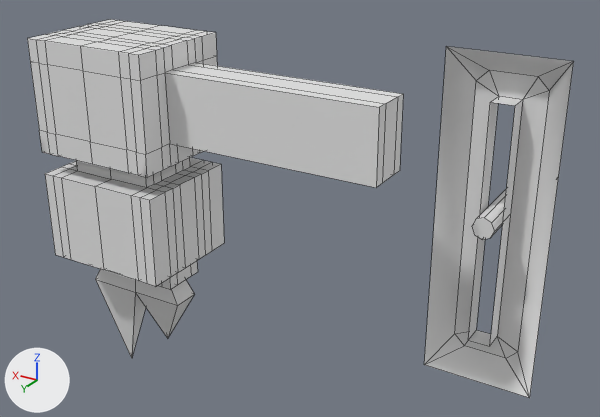
A saved change to the FBX model FA22 Final/Assets/Assets/Models/needlelever.fbx.
The view is the same before and after, from a camera (50 mm lens) standing at (0.66, 0.527, 0.143) and looking at (1.026, -0.084, -0.162). Lighting does not change. The marker at lower left points along +X, +Y and +Z. Mesh edges are drawn as thin lines. Where no turn or scale is listed for an object, it has been applied to the vertices.
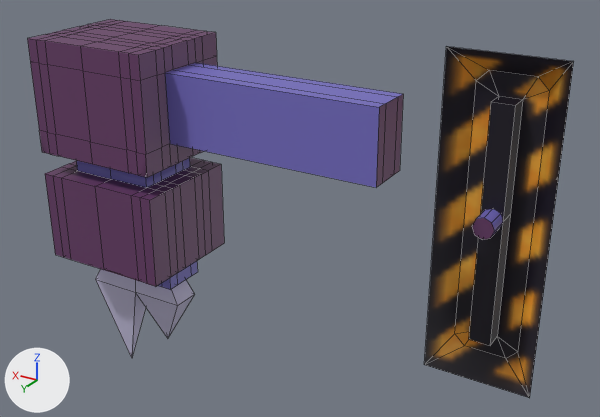
What differs and where, as boxes [x1, y1, x2, y2] in the pictures (600 x 417 px):
part 1 of me_cylinder, built on: before [468, 96, 523, 346]; after [469, 96, 523, 346]
part 2 of me_cylinder, recoloured: [96, 269, 194, 357] in both
part 3 of me_cylinder, recoloured (grey to purple): [27, 19, 494, 286] in both
part 4 of me_cylinder, recoloured (grey to blue): [77, 63, 503, 290] in both
part 5 of me_cylinder, recoloured: [424, 46, 574, 398] in both

What changed in the scene script:
```text
Add img_lever_png:
    img_lever_png = load_image('lever.png', '../Materials/textures/lever.png', 64, 64, 'sRGB')
Add mat_basedarkpink:
    mat_basedarkpink = principled_material('basedarkpink')
    mat_basedarkpink.base_color = (0.133, 0.0437, 0.133)  # dark purple #663b66
Add mat_baseblue:
    mat_baseblue = principled_material('baseblue')
    mat_baseblue.base_color = (0.175, 0.15, 0.527)  # blue #746cc0
Add mat_basedarkred:
    mat_basedarkred = principled_material('basedarkred')
    mat_basedarkred.base_color = (0.708, 0.00561, 0.156)  # pink #db116e
Add mat_basewhite:
    mat_basewhite = principled_material('basewhite')
    mat_basewhite.base_color = (0.578, 0.546, 0.753)  # light grey #c8c3e1
Add mat_lever:
    mat_lever = principled_material('lever')
    mat_lever.texture = img_lever_png
Add mat_blackpoint:
    mat_blackpoint = principled_material('blackpoint')
    mat_blackpoint.base_color = (0.00857, 0.00605, 0.0144)  # black #171220
Change me_cylinder:
    used by ob_cylinder_013; location = (0.85, -0.1, -0.14)
    verts and faces of me_cylinder; kept vertices keep their numbers, new ones are numbered from 358
    before: 45 (0.01, 0.0, -0.12) at pixel (468, 340), 46 (-0.01, 0.0, -0.12) at pixel (489, 346), 53 (0.01, 0.0, 0.1) at pixel (490, 102), 56 (-0.01, 0.0, 0.1) at pixel (515, 105)
    remove me_cylinder.from_pydata(...)  # 358 vertices, 354 faces; spans x -0.05..0.36, y -0.14..0.15, z -0.19..0.14
    add me_cylinder.from_pydata(...)  # 358 vertices, 355 faces; spans x -0.05..0.36, y -0.14..0.15, z -0.19..0.14
    me_cylinder part 1
    add for i in [45, 46, 53, 56]: verts[i] += (0.0, -0.001, 0.0)
    add faces += [(45, 53, 56, 46)]  # mat_blackpoint (black #171220)
    me_cylinder part 2: 14 faces spanning x 0.25..0.35, y 0.087..0.113, z -0.19..-0.08 switch from no material to mat_basewhite (light grey #c8c3e1)
    me_cylinder part 3: 241 faces spanning x -0.01..0.36, y 0.02..0.15, z -0.06..0.14 switch from no material to mat_basedarkpink (dark purple #663b66)
    me_cylinder part 4: 54 faces spanning x -0.01..0.35, y -0.111..0.13, z -0.08..0.12 switch from no material to mat_baseblue (blue #746cc0)
    me_cylinder part 5: 16 faces spanning x -0.05..0.05, y -0.02..0.0, z -0.16..0.14 switch from no material to mat_lever (picture img_lever_png)
    add me_cylinder.materials.append(mat_blackpoint)  # black #171220
    add me_cylinder.materials.append(mat_basedarkred)  # pink #db116e
```
